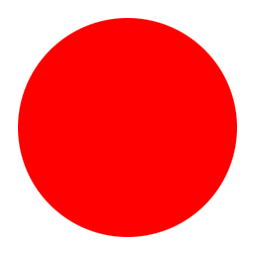
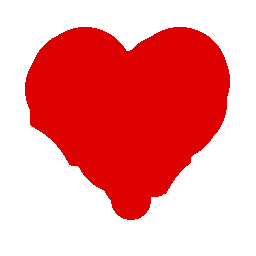
Comparing the layer stacks of the two 256×256 images. Changes:
renamed "Layer 2" to "Q-HeartOutlineK", hid it, moved it above "Layer 1", painted on it over (18, 18, 237, 237)
showed "Layer 1", painted on it over (18, 18, 237, 237)
